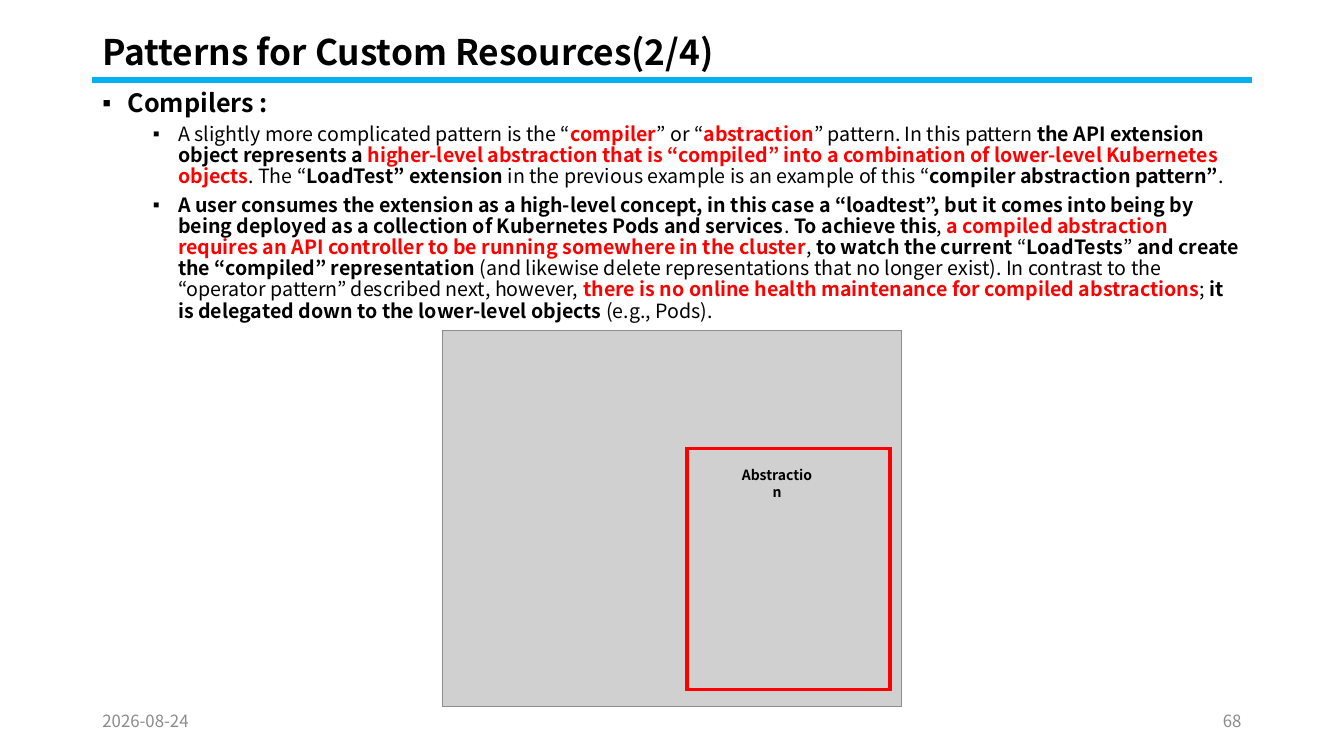
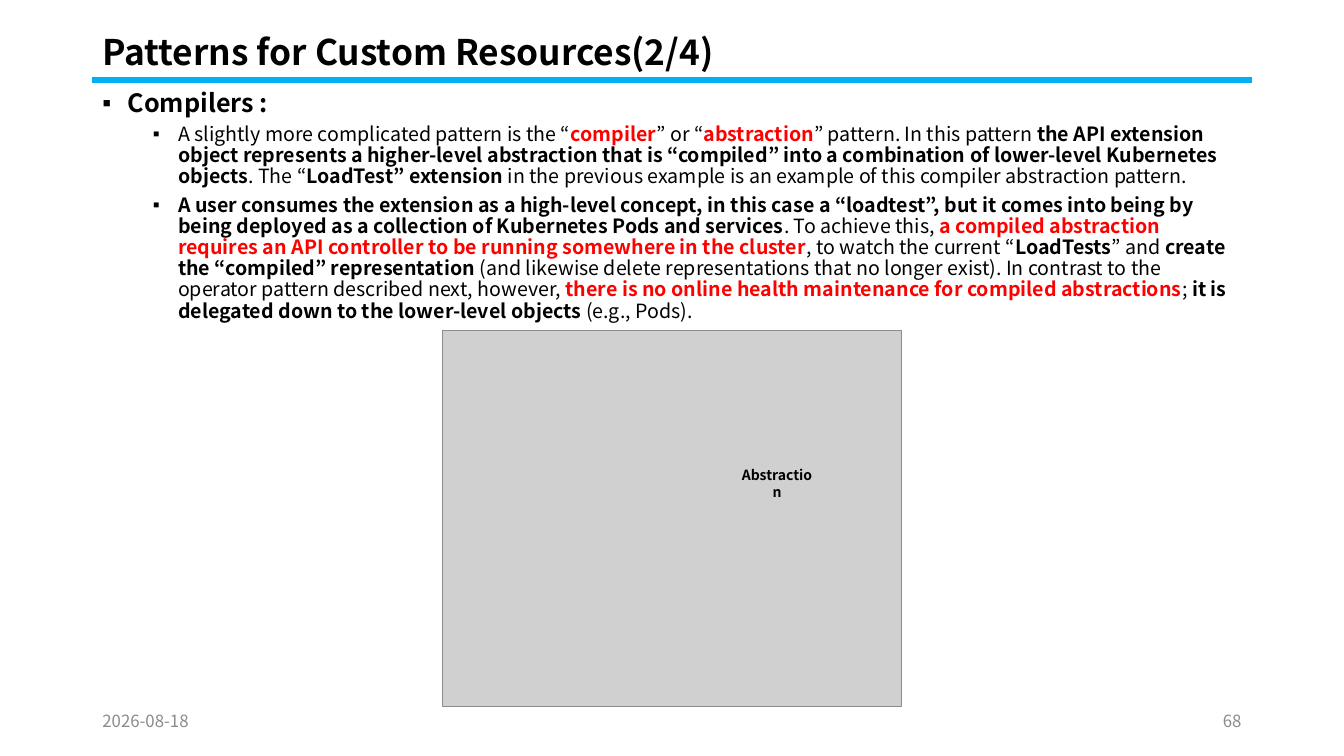
Before and after one commit to knix008/TestSimulator, a slide deck: slide 68 of Kubernetes/Kubernetes Part 05-2026.08.25.pptx. Drawn at 1344x756 pixels with LibreOffice and Linux fonts; fonts in the diff are those of the drawing; grey boxes stand for pictures. Boxes give left, top, right and bottom in pixels: in the first picture for what was removed or moved away, otherwise in the second. Text is boxed around its words. In the diff, an @@ line names an element or a change of style, - is before the commit and + after.

```diff
--- a/Kubernetes/Kubernetes Part 05-2026.08.25.pptx
+++ b/Kubernetes/Kubernetes Part 05-2026.08.25.pptx
@@ text at box(178, 125, 1227, 323): text changed @@
-  ▪ A slightly more complicated pattern is the “compiler” or “abstraction” pattern. In this pattern the API extension object represents a higher-level abstraction that is “compiled” into a combination of lower-level Kubernetes objects. The “LoadTest” extension in the previous example is an example of this “compiler abstraction pattern”.
-  ▪ A user consumes the extension as a high-level concept, in this case a “loadtest”, but it comes into being by being deployed as a collection of Kubernetes Pods and services. To achieve this, a compiled abstraction requires an API controller to be running somewhere in the cluster, to watch the current “LoadTests” and create the “compiled” representation (and likewise delete representations that no longer exist). In contrast to the “operator pattern” described next, however, there is no online health maintenance for compiled abstractions; it is delegated down to the lower-level objects (e.g., Pods).
+  ▪ A slightly more complicated pattern is the “compiler” or “abstraction” pattern. In this pattern the API extension object represents a higher-level abstraction that is “compiled” into a combination of lower-level Kubernetes objects. The “LoadTest” extension in the previous example is an example of this compiler abstraction pattern.
+  ▪ A user consumes the extension as a high-level concept, in this case a “loadtest”, but it comes into being by being deployed as a collection of Kubernetes Pods and services. To achieve this, a compiled abstraction requires an API controller to be running somewhere in the cluster, to watch the current “LoadTests” and create the “compiled” representation (and likewise delete representations that no longer exist). In contrast to the operator pattern described next, however, there is no online health maintenance for compiled abstractions; it is delegated down to the lower-level objects (e.g., Pods).
@@ rectangle removed at box(688, 449, 890, 691) @@
@@ text at box(102, 714, 188, 727): text changed @@
-2026-08-24
+2026-08-18
```
Also in this commit, not shown: 101 other slides changed, 17 other files.
